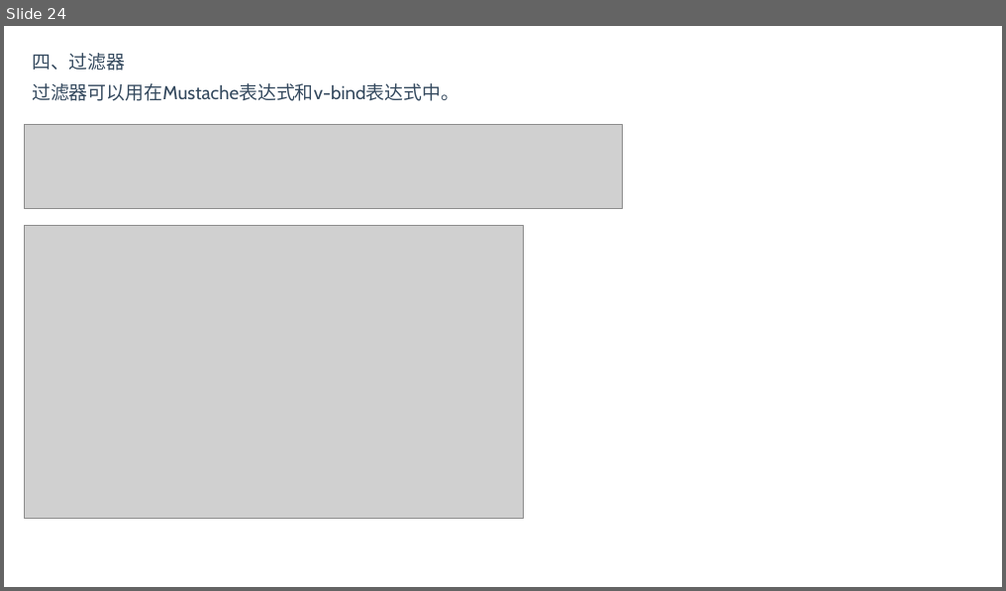
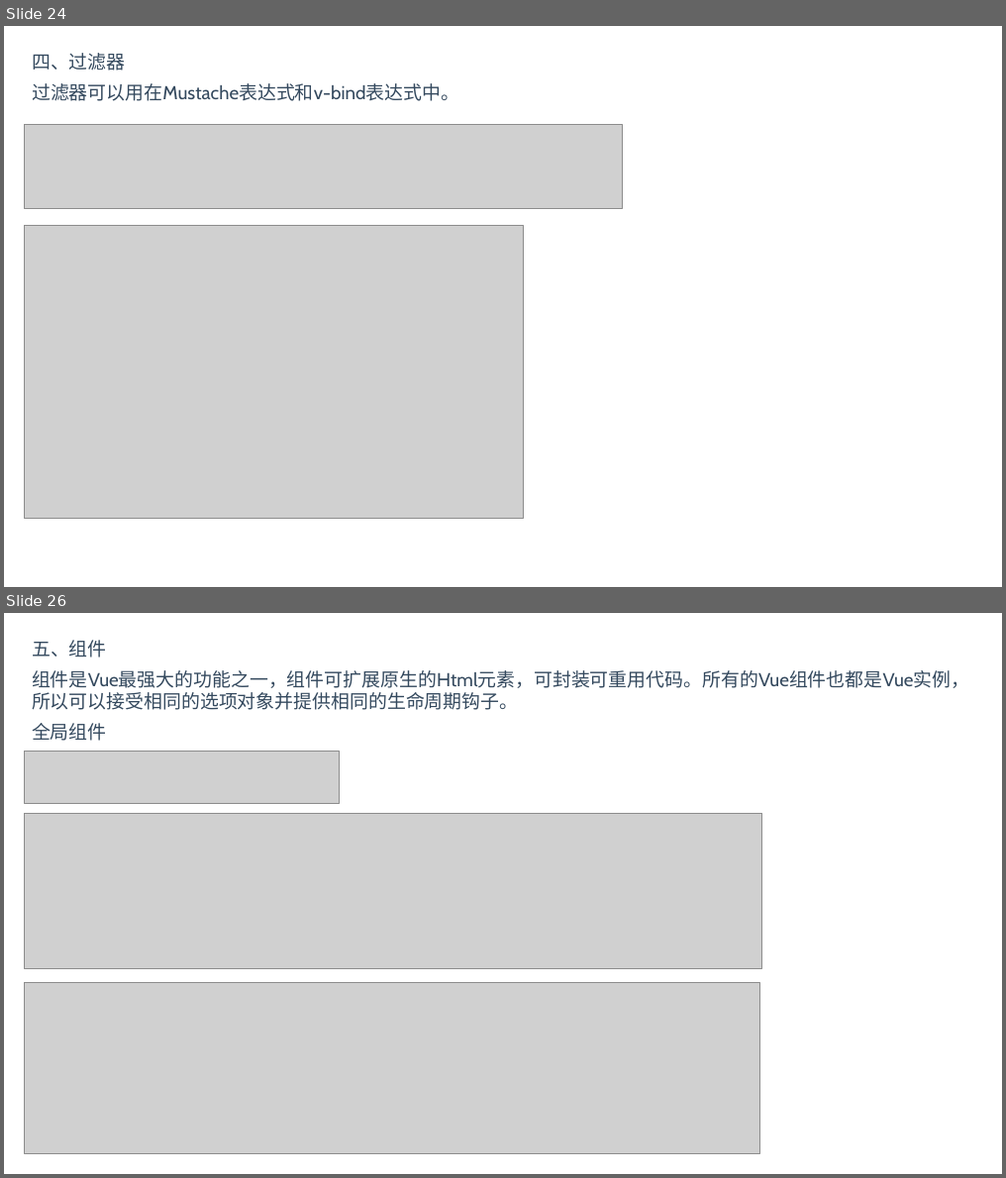
Before and after one commit to BinMarshall/studing, a slide deck: Vue/vue.pptx. Shown one above the other, each under a label of ours: slide 24 before the commit, slides 24 and 26 after it; the slides between them are not shown. The pictures are 1006x591 and 1006x1178 pixels, drawn with LibreOffice and Linux fonts; fonts in the diff are those of the drawing; grey boxes stand for pictures. Boxes give left, top, right and bottom in pixels: in the first picture for what was removed or moved away, otherwise in the second. Text is boxed around its words. In the diff, an @@ line names an element or a change of style, - is before the commit and + after.

```diff
--- a/Vue/vue.pptx
+++ b/Vue/vue.pptx
@@ slide 26 added at (4, 613, 1002, 1174), background #FFFFFF @@
@@ text added at (32, 640, 107, 658), 18 pt, text #34495E @@
+五、组件
@@ text added at (32, 670, 969, 710), 18 pt, text #34495E @@
+组件是Vue最强大的功能之一，组件可扩展原生的Html元素，可封装可重用代码。所有的Vue组件也都是Vue实例，所以可以接受相同的选项对象并提供相同的生命周期钩子。
@@ text added at (32, 723, 107, 741), 18 pt, text #34495E @@
+全局组件
@@ picture added at (24, 751, 339, 803) @@
@@ picture added at (24, 813, 761, 968) @@
@@ picture added at (24, 983, 759, 1155) @@
```
Also in this commit, not shown: 2 slides changed, 5 other slides added, 2 slides removed, 1 other file.
